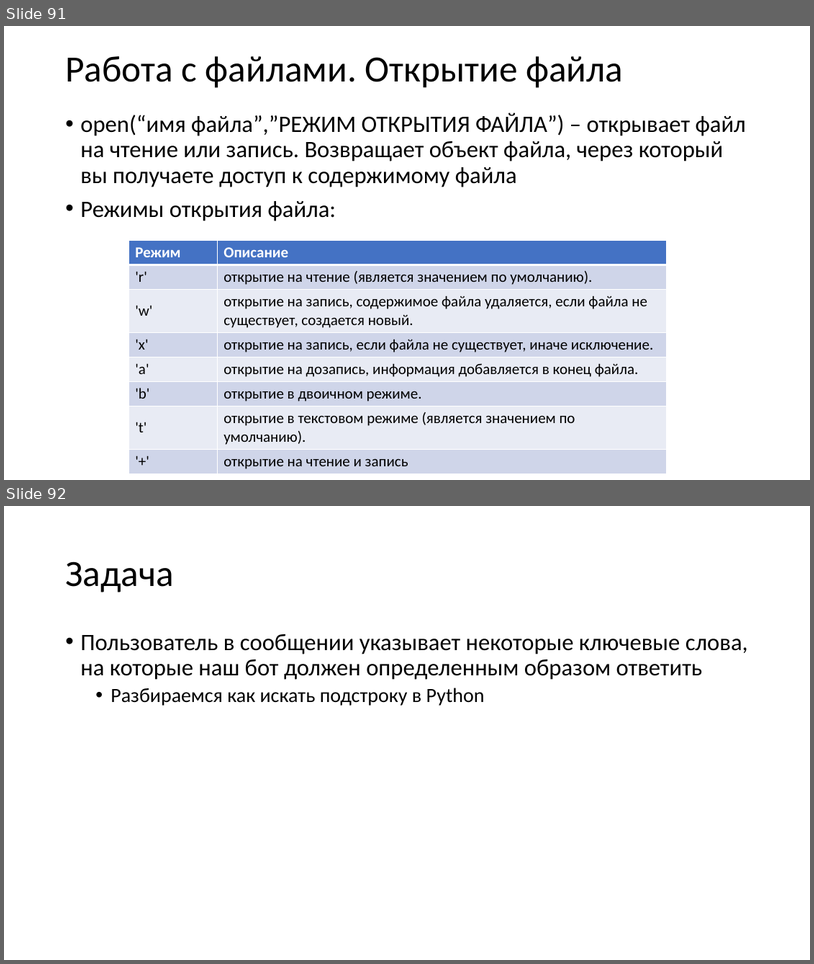
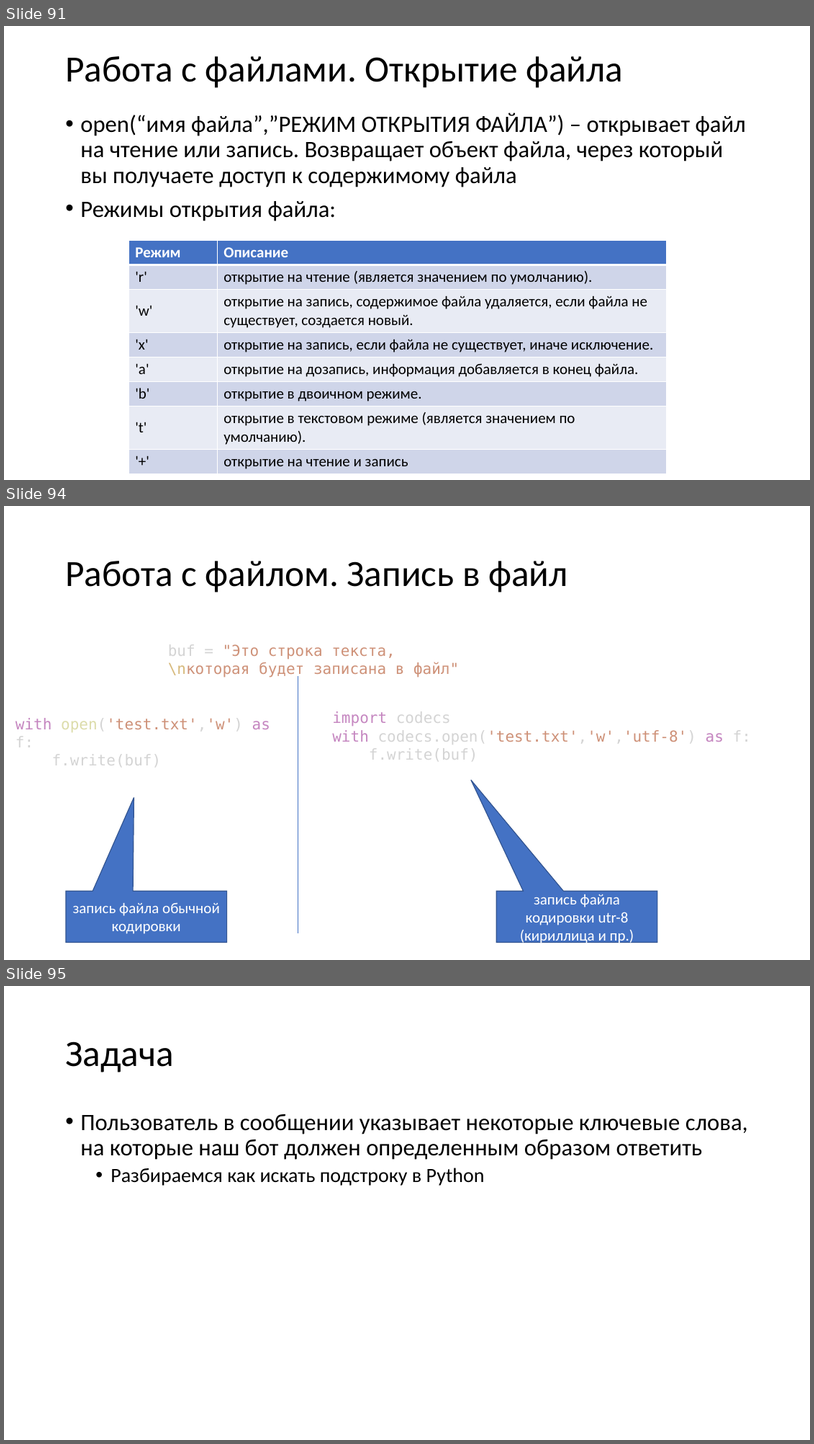
Before and after one commit to paveltsytovich/telegram-course, a slide deck: Presentation/Разработка ботов для телеграмм на Python.pptx. Shown one above the other, each under a label of ours: slides 91 and 92 before the commit, slides 91, 94 and 95 after it; the slides between them are not shown. The pictures are 814x964 and 814x1444 pixels, drawn with LibreOffice and Linux fonts; fonts in the diff are those of the drawing. Boxes give left, top, right and bottom in pixels: in the first picture for what was removed or moved away, otherwise in the second. Text is boxed around its words. In the diff, an @@ line names an element or a change of style, - is before the commit and + after.

Commit message:
Запись в файл

```diff
--- a/Presentation/Разработка ботов для телеграмм на Python.pptx
+++ b/Presentation/Разработка ботов для телеграмм на Python.pptx
@@ slide 94 added at box(4, 506, 810, 960), background #FFFFFF @@
@@ title added at box(65, 561, 568, 592), 44 pt, text #000000 @@
+Работа с файлом. Запись в файл
@@ text added at box(168, 644, 459, 677), 18 pt, text #CE9178 @@
+buf = "Это строка текста,\nкоторая будет записана в файл"
@@ line added from (298, 676) to (298, 933), #4472C4 0.5 pt @@
@@ text added at box(16, 718, 270, 767), 18 pt, text #D4D4D4 @@
+with open('test.txt','w') as f:
+f.write(buf)
@@ text added at box(332, 711, 751, 761), 18 pt, text #D4D4D4 @@
+import codecs
+with codecs.open('test.txt','w','utf-8') as f:
+f.write(buf)
@@ speech box added at box(66, 890, 226, 942), fill #4472C4, outline #325491 1 pt, 18 pt, text #FFFFFF @@
+запись файла обычной кодировки
@@ speech box added at box(497, 890, 658, 942), fill #4472C4, outline #325491 1 pt, 18 pt, text #FFFFFF @@
+запись файла кодировки utr-8 (кириллица и пр.)
@@ what was slide 92 is now slide 95 @@
```
Also in this commit, not shown: 2 other slides added, 1 other file.
